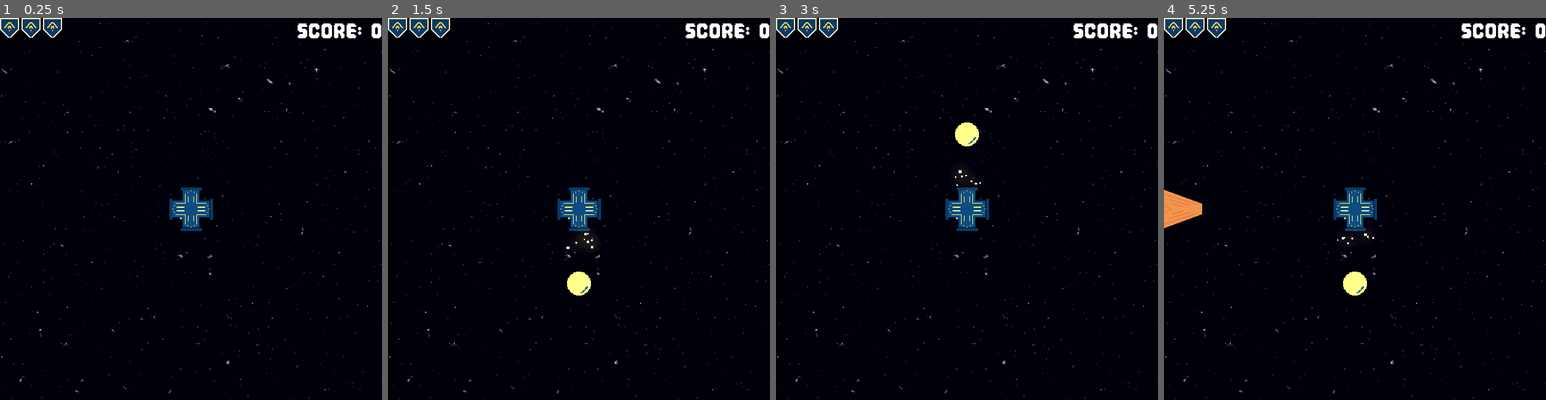
Above: before the commit, frames 1-4 (left to right).
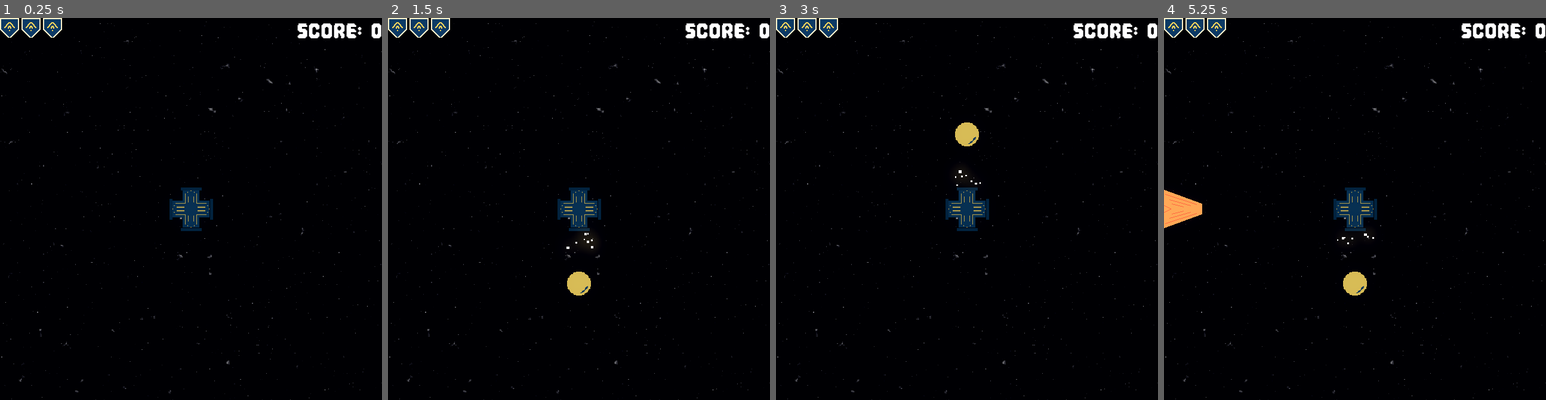
Above: after the commit, the same moments.

Repository: skain/incremental-outpost
Game: Godot game, scene res://scenes/main/main.tscn
Same seed, same stepped clock (60 frames per second), same inputs: the game is played once before the commit and once after it.
Inputs:
- Up to frame 1 (0.25 s): no input
- Up to frame 2 (1.5 s): tap Enter (start_game) at 0.5, 1.35 s; hold Right (fire_right) 0.53-1.28 s; hold Enter (start_game) 0.53-1.28 s; hold Down (fire_down) from 1.28 s (still down)
- Up to frame 3 (3 s): release Down (fire_down) at 2.03 s; hold Right (fire_right) 2.03-2.78 s; hold Enter (start_game) 2.03-2.78 s; hold Up (fire_up) from 2.78 s (still down); tap Enter (start_game) at 2.85 s
- Up to frame 4 (5.25 s): release Up (fire_up) at 3.53 s; hold Enter (start_game) 3.53-4.28 s; hold Left (fire_left) 3.53-5.03 s; tap Enter (start_game) at 4.35, 5 s; hold Down (fire_down) from 5.03 s (still down); hold Enter (start_game) from 5.03 s (still down)

The runs differ from the first frame. In frame 1, 1.2% of the frame differs, in the area x 0-100%, y 0-100%; in frame 2, 1.5%; in frame 3, 1.5%; in frame 4, 1.5%.

Commit message:
glow tweaks

Diff:
--- a/resources/main_world_environment.tres
+++ b/resources/main_world_environment.tres
@@ -3,5 +3,6 @@
 [resource]
 background_mode = 3
 glow_enabled = true
-glow_bloom = 0.13
+glow_intensity = 0.49
+glow_bloom = 0.21
 glow_blend_mode = 0
--- a/scenes/arcade_backdrop/arcade_backdrop.tscn
+++ b/scenes/arcade_backdrop/arcade_backdrop.tscn
@@ -27,10 +27,10 @@
 noise = SubResource("FastNoiseLite_85g3d")
 color_ramp = SubResource("Gradient_tipki")
 
-[node name="ArcadeBackdrop" type="CanvasLayer" unique_id=674294416]
-layer = -100
+[node name="ArcadeBackdrop" type="Node2D" unique_id=1580856931]
 
 [node name="ColorRect" type="ColorRect" parent="." unique_id=698168626]
+custom_minimum_size = Vector2(640, 640)
 anchors_preset = 15
 anchor_right = 1.0
 anchor_bottom = 1.0
@@ -39,6 +39,7 @@
 color = Color(0, 0, 0, 1)
 
 [node name="TextureRect" type="TextureRect" parent="." unique_id=1263292019]
+custom_minimum_size = Vector2(640, 640)
 anchors_preset = 15
 anchor_right = 1.0
 anchor_bottom = 1.0
@@ -48,6 +49,7 @@
 
 [node name="TextureRect2" type="TextureRect" parent="." unique_id=1412525680]
 material = SubResource("CanvasItemMaterial_o6xl0")
+custom_minimum_size = Vector2(640, 640)
 anchors_preset = 15
 anchor_right = 1.0
 anchor_bottom = 1.0
--- a/scenes/enemy/enemy.tscn
+++ b/scenes/enemy/enemy.tscn
@@ -17,6 +17,7 @@
 script = ExtResource("1_m2msb")
 
 [node name="Sprite2D" type="Sprite2D" parent="." unique_id=606885093]
+self_modulate = Color(1.8247963, 1.8247963, 1.8247963, 1)
 texture = ExtResource("2_md0e3")
 
 [node name="CollisionShape2D" type="CollisionShape2D" parent="." unique_id=149711576]
--- a/scenes/main/main.tscn
+++ b/scenes/main/main.tscn
@@ -20,6 +20,7 @@
 environment = ExtResource("4_4iaaq")
 
 [node name="ArcadeBackdrop" parent="." unique_id=674294416 instance=ExtResource("5_a8run")]
+position = Vector2(320, 320)
 
 [node name="Player" parent="." unique_id=507027384 instance=ExtResource("1_kaalg")]
 position = Vector2(320, 320)
@@ -54,6 +55,9 @@
 stream = ExtResource("4_dooaf")
 bus = &"Music"
 
+[node name="CanvasModulate" type="CanvasModulate" parent="." unique_id=1969405326]
+color = Color(0.6, 0.6, 0.6, 1)
+
 [connection signal="player_hit" from="Player" to="." method="_on_player_player_hit"]
 [connection signal="start_game_pressed" from="Player" to="." method="_on_player_start_game_pressed"]
 [connection signal="enemy_hit" from="Enemies/EnemyLeft" to="." method="_on_enemy_hit"]
--- a/scenes/test_scenes/glow_test.tscn
+++ b/scenes/test_scenes/glow_test.tscn
@@ -12,39 +12,45 @@
 
 [node name="GlowTest" type="Node2D" unique_id=1447636078]
 
+[node name="ArcadeBackdrop" parent="." unique_id=674294416 instance=ExtResource("2_t67k3")]
+position = Vector2(320, 320)
+
 [node name="WorldEnvironment" type="WorldEnvironment" parent="." unique_id=740934367]
 environment = ExtResource("1_byxpa")
 
-[node name="ArcadeBackdrop" parent="." unique_id=674294416 instance=ExtResource("2_t67k3")]
-
 [node name="Cannon" type="Sprite2D" parent="." unique_id=1890649953]
-self_modulate = Color(1.0138007, 1.0138007, 1.0138007, 1)
+self_modulate = Color(1.8247963, 1.8247963, 1.8247963, 1)
 position = Vector2(304, 467)
 scale = Vector2(3, 3)
 texture = ExtResource("3_schhy")
 
 [node name="Enemy" type="Sprite2D" parent="." unique_id=1316741027]
+self_modulate = Color(1.8247963, 1.8247963, 1.8247963, 1)
 position = Vector2(196, 230)
 texture = ExtResource("4_qqx7u")
 
 [node name="Health" type="Sprite2D" parent="." unique_id=1785392721]
+self_modulate = Color(1.8247963, 1.8247963, 1.8247963, 1)
 position = Vector2(82, 317)
 texture = ExtResource("5_1q4ox")
 
 [node name="Player" type="Sprite2D" parent="." unique_id=1164911279]
+self_modulate = Color(1.8247963, 1.8247963, 1.8247963, 1)
 position = Vector2(299, 331)
 scale = Vector2(1.25, 1.25)
 texture = ExtResource("6_yjphi")
 
 [node name="Shield" type="Sprite2D" parent="." unique_id=773977545]
+self_modulate = Color(1.8247963, 1.8247963, 1.8247963, 1)
 position = Vector2(299, 273)
 texture = ExtResource("7_wegfq")
-
-[node name="PlayerProjectile" parent="." unique_id=123665237 instance=ExtResource("8_n4uko")]
-position = Vector2(93, 224)
 
 [node name="EnemyProjectile" parent="." unique_id=1387055740 instance=ExtResource("9_1phbt")]
 position = Vector2(279, 219)
 
 [node name="CanvasModulate" type="CanvasModulate" parent="." unique_id=253644478]
-color = Color(0.91, 0.91, 0.91, 1)
+color = Color(0.65, 0.65, 0.65, 1)
+
+[node name="PlayerProjectile" parent="." unique_id=123665237 instance=ExtResource("8_n4uko")]
+show_behind_parent = false
+position = Vector2(445, 251)
